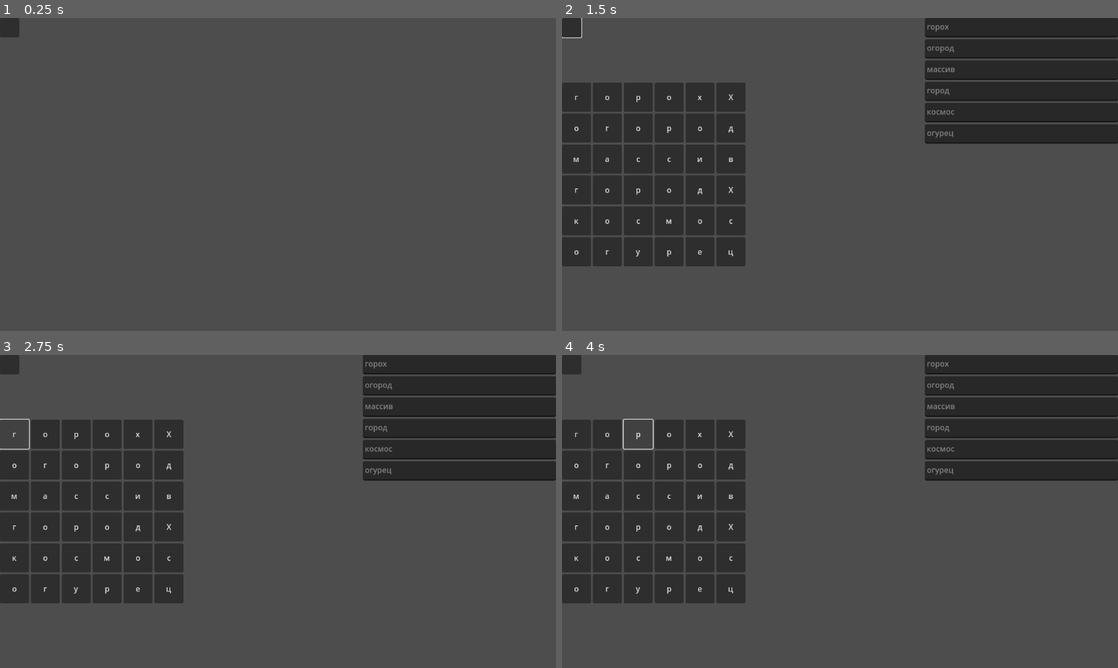
Above: before the commit, frames 1-4 (two rows, left to right).
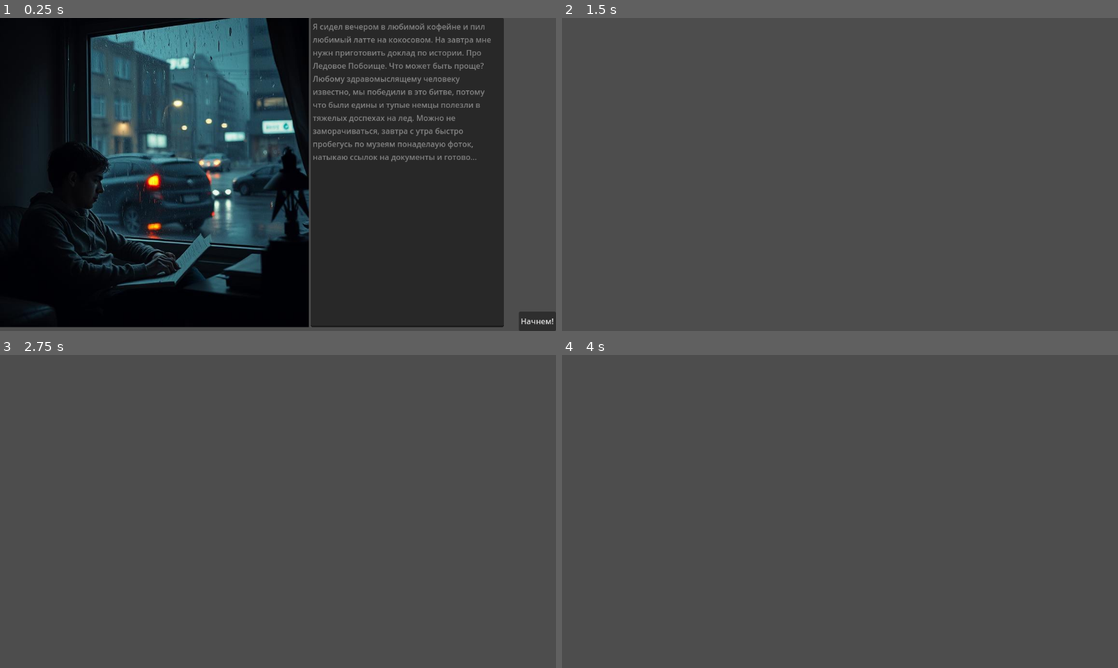
Above: after the commit, the same moments.

Repository: Nikolaiko/epiphany-siberian-game-jam
Game: Godot game, scene res://scenes/main_scene/main_scene.tscn
Two runs of this game, one before a commit and one after it. Both use one fixed random seed, a clock stepped at 60 frames per second and the inputs below. This scene is started directly instead of the project's main scene.
Inputs (mouse positions are in pixels of both pictures, inside the frame that each line leads up to; where the layout moved, square brackets give the same spot in the first picture):
- Up to frame 1 (0.25 s): no input
- Up to frame 2 (1.5 s): click (1101, 321) [573, 27] at 0.5 s; click (573, 27) at 1.27 s
- Up to frame 3 (2.75 s): click (16, 433) at 2 s, where only the run before the commit has a clickable "г"
- Up to frame 4 (4 s): click (606, 433) at 2.75 s, where only the run before the commit has a clickable "о"; click (639, 433) at 3.5 s, where only the run before the commit has a clickable "р"

The runs differ from the first frame. In frame 1, 86% of the frame differs, in the area x 0-100%, y 0-100%; in frame 2, 30%; in frame 3, 29%; in frame 4, 29%.

Commit message:
History scene

Diff:
--- /dev/null
+++ b/scenes/history/initial_story.tscn
@@ -0,0 +1,62 @@
+[gd_scene load_steps=3 format=3 uid="uid://cdwtfpct5ksce"]
+
+[ext_resource type="Texture2D" uid="uid://bhc3yfcgb7sl0" path="res://scenes/history/images/i3.jpeg" id="1_a8anq"]
+[ext_resource type="Script" path="res://scenes/history/scripts/history_main_scene.gd" id="1_rjc1r"]
+
+[node name="InitialStory" type="Control"]
+layout_mode = 3
+anchors_preset = 15
+anchor_right = 1.0
+anchor_bottom = 1.0
+grow_horizontal = 2
+grow_vertical = 2
+script = ExtResource("1_rjc1r")
+
+[node name="HBoxContainer" type="HBoxContainer" parent="."]
+layout_mode = 0
+offset_right = 40.0
+offset_bottom = 40.0
+
+[node name="ImageContainer" type="MarginContainer" parent="HBoxContainer"]
+layout_mode = 2
+
+[node name="TextureRect" type="TextureRect" parent="HBoxContainer/ImageContainer"]
+layout_mode = 2
+size_flags_horizontal = 0
+texture = ExtResource("1_a8anq")
+stretch_mode = 4
+
+[node name="TextContainer" type="MarginContainer" parent="HBoxContainer"]
+layout_mode = 2
+
+[node name="TextEdit" type="TextEdit" parent="HBoxContainer/TextContainer"]
+custom_minimum_size = Vector2(400, 0)
+layout_mode = 2
+text = "Я сидел вечером в любимой кофейне и пил любимый латте на кокосовом. На завтра мне нужн приготовить доклад по истории. Про Ледовое Побоище. Что может быть проще? Любому здравомыслящему человеку известно, мы победили в это битве, потому что были едины и тупые немцы полезли в тяжелых доспехах на лед. Можно не заморачиваться, завтра с утра быстро пробегусь по музеям понаделаую фоток, натыкаю ссылок на документы и готово..."
+editable = false
+context_menu_enabled = false
+shortcut_keys_enabled = false
+selecting_enabled = false
+deselect_on_focus_loss_enabled = false
+drag_and_drop_selection_enabled = false
+virtual_keyboard_enabled = false
+middle_mouse_paste_enabled = false
+wrap_mode = 1
+
+[node name="MarginContainer" type="MarginContainer" parent="."]
+layout_mode = 1
+anchors_preset = 3
+anchor_left = 1.0
+anchor_top = 1.0
+anchor_right = 1.0
+anchor_bottom = 1.0
+offset_left = -40.0
+offset_top = -40.0
+grow_horizontal = 0
+grow_vertical = 0
+
+[node name="Button" type="Button" parent="MarginContainer"]
+layout_mode = 2
+text = "Начнем!"
+
+[connection signal="pressed" from="MarginContainer/Button" to="." method="_on_start_button_pressed"]
--- /dev/null
+++ b/scenes/history/scripts/history_main_scene.gd
@@ -0,0 +1,9 @@
+extends Control
+
+class_name StoryScene
+
+var callbackFunction: Callable
+
+func _on_start_button_pressed() -> void:
+	if (callbackFunction != null):
+		callbackFunction.call()
--- a/scenes/main_scene/main_scene.tscn
+++ b/scenes/main_scene/main_scene.tscn
@@ -6,12 +6,3 @@
 script = ExtResource("1_8scqy")
 
 [node name="CanvasLayer" type="CanvasLayer" parent="."]
-
-[node name="MarginContainer" type="MarginContainer" parent="CanvasLayer"]
-offset_right = 40.0
-offset_bottom = 40.0
-
-[node name="Button" type="Button" parent="CanvasLayer/MarginContainer"]
-layout_mode = 2
-
-[connection signal="pressed" from="CanvasLayer/MarginContainer/Button" to="." method="_on_start_letters_game_button_pressed"]
--- a/scenes/main_scene/scripts/main_scene.gd
+++ b/scenes/main_scene/scripts/main_scene.gd
@@ -4,14 +4,16 @@
 
 @onready var mainCanvas = $CanvasLayer
 
+var historyScene: StoryScene
+
 func _ready() -> void:
-	pass
+	historyScene = load("res://scenes/history/initial_story.tscn").instantiate()
+	historyScene.callbackFunction = onHistorySceneClosed
+	mainCanvas.add_child(historyScene)
 
-
-# Called every frame. 'delta' is the elapsed time since the previous frame.
-func _process(delta: float) -> void:
-	pass
-
+func onHistorySceneClosed():
+	if (historyScene != null):
+		mainCanvas.remove_child(historyScene)
 
 func _on_start_letters_game_button_pressed() -> void:
 	var letterGame: LetterGame = load("res://scenes/letters_minigame/letter_mini_game.tscn").instantiate()
Binary file added: scenes/history/images/i1.jpeg
Not shown, added: scenes/history/images/i1.jpeg.import
Binary file added: scenes/history/images/i2.jpeg
Not shown, added: scenes/history/images/i2.jpeg.import
Binary file added: scenes/history/images/i3.jpeg
Not shown, added: scenes/history/images/i3.jpeg.import
Binary file added: scenes/history/images/i4.jpeg
Not shown, added: scenes/history/images/i4.jpeg.import
Binary file added: scenes/history/images/i5.jpeg
Not shown, added: scenes/history/images/i5.jpeg.import
